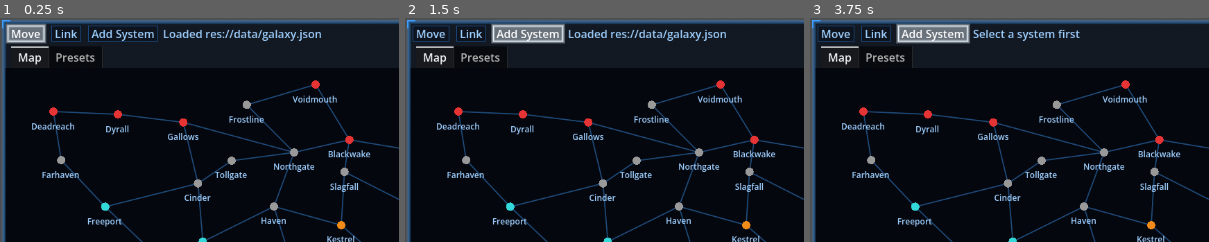
Above: before the commit, frames 1-3 (left to right).
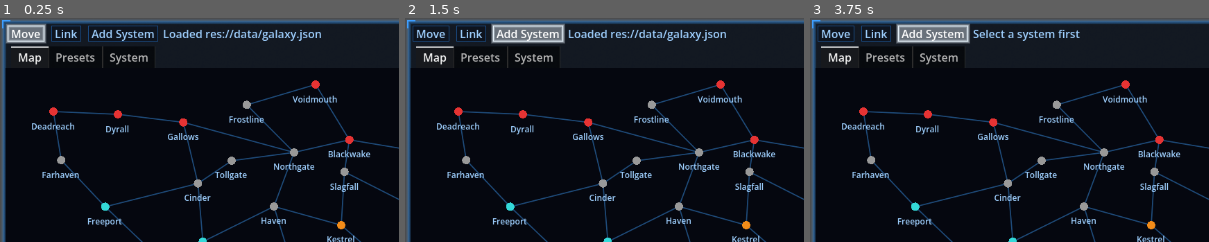
Above: after the commit, the same moments.

Repository: darthlemi/SpaceGame
Game: Godot game, scene res://scenes/editor/map_editor.tscn
Same seed, same stepped clock (60 frames per second), same inputs: the game is played once before the commit and once after it. This scene is started directly instead of the project's main scene.
Inputs:
- Up to frame 1 (0.25 s): no input
- Up to frame 2 (1.5 s): click "Move" at 0.5 s; click "Add System" at 1.25 s
- Up to frame 3 (3.75 s): click "Validate" at 2 s; click "All stations" at 2.75 s; click "+ Add station" at 3.5 s
The pictures show only the part of the screen within x 0-50%, y 0-50%; the shares and areas given below are measured in that part.

The runs differ from the first frame. In frame 1, 0.2% of the frame differs, in the area x 27-38%, y 15-21%; in frame 2, 0.2%; in frame 3, 0.2%.

Commit message:
Wire the System tab (Stations + Scenery) into the map editor
Also connects SceneryEditor's layer_option item_selected signal to
pick_layer, a usability gap left over from Task 8.

Diff:
--- a/scripts/editor/map_editor.gd
+++ b/scripts/editor/map_editor.gd
@@ -19,6 +19,10 @@
 var selected_station: String = ""
 
 var canvas: MapCanvas
+var station_canvas: StationCanvas
+var scenery_canvas: SceneryCanvas
+var scenery_editor: SceneryEditor
+var system_tab: HBoxContainer
 var errors_list: ItemList
 var station_list: ItemList
 var station_box: StationEditor
@@ -124,6 +128,7 @@
 	_rebuild_system_fields()
 	_rebuild_station_list()
 	_rebuild_station_box()
+	_refresh_system_tab()
 
 func select_station(id: String) -> void:
 	var index := model.station_index(id)
@@ -181,6 +186,47 @@
 	preset_scroll.add_child(preset_editor)
 	tabs.add_child(preset_scroll)
 	tabs.set_tab_title(1, "Presets")
+	system_tab = HBoxContainer.new()
+	system_tab.name = "System"
+	tabs.add_child(system_tab)
+	tabs.set_tab_title(2, "System")
+	var system_subtabs := TabContainer.new()
+	system_subtabs.name = "SystemSubtabs"
+	system_subtabs.size_flags_horizontal = Control.SIZE_EXPAND_FILL
+	system_tab.add_child(system_subtabs)
+
+	var stations_subtab := HBoxContainer.new()
+	stations_subtab.name = "Stations"
+	system_subtabs.add_child(stations_subtab)
+	station_canvas = StationCanvas.new()
+	station_canvas.name = "StationCanvas"
+	station_canvas.size_flags_horizontal = Control.SIZE_EXPAND_FILL
+	station_canvas.size_flags_vertical = Control.SIZE_EXPAND_FILL
+	station_canvas.custom_minimum_size = Vector2(300.0, 200.0)
+	station_canvas.station_selected.connect(select_station)
+	station_canvas.station_moved.connect(_on_station_canvas_moved)
+	stations_subtab.add_child(station_canvas)
+
+	var scenery_subtab := HBoxContainer.new()
+	scenery_subtab.name = "Scenery"
+	system_subtabs.add_child(scenery_subtab)
+	scenery_canvas = SceneryCanvas.new()
+	scenery_canvas.name = "SceneryCanvas"
+	scenery_canvas.size_flags_horizontal = Control.SIZE_EXPAND_FILL
+	scenery_canvas.size_flags_vertical = Control.SIZE_EXPAND_FILL
+	scenery_canvas.custom_minimum_size = Vector2(300.0, 200.0)
+	scenery_canvas.scenery_selected.connect(func(index: int): scenery_editor.select_item(index))
+	scenery_canvas.scenery_moved.connect(_on_scenery_canvas_moved)
+	scenery_subtab.add_child(scenery_canvas)
+	var scenery_editor_scroll := ScrollContainer.new()
+	scenery_editor_scroll.name = "SceneryEditorScroll"
+	scenery_editor_scroll.custom_minimum_size.x = INSPECTOR_WIDTH
+	scenery_editor_scroll.mouse_filter = Control.MOUSE_FILTER_STOP
+	scenery_editor = SceneryEditor.new()
+	scenery_editor.name = "SceneryEditorBox"
+	scenery_editor.edited.connect(_on_scenery_edited)
+	scenery_editor_scroll.add_child(scenery_editor)
+	scenery_subtab.add_child(scenery_editor_scroll)
 	_confirm = ConfirmationDialog.new()
 	_confirm.confirmed.connect(_on_confirmed)
 	add_child(_confirm)
@@ -294,6 +340,7 @@
 	_rebuild_system_fields()
 	_rebuild_station_list()
 	_rebuild_station_box()
+	_refresh_system_tab()
 	_rebuild_preset_editor()
 	_update_dirty()
 	validate()
@@ -344,6 +391,24 @@
 		return
 	station_box.bind(model, selected_station)
 
+func _refresh_system_tab() -> void:
+	station_canvas.set_system(model.doc, selected_system)
+	_refresh_scenery_tab()
+
+func _refresh_scenery_tab() -> void:
+	if selected_system == "":
+		scenery_canvas.set_scenery([], null)
+		return
+	scenery_editor.bind(model, selected_system)
+	var entry := {}
+	for sys in model.doc["systems"]:
+		if sys["id"] == selected_system:
+			entry = sys
+	var background_choice := StarfieldAssignment.pick(selected_system, StarfieldAssignment.SYSTEM_CATEGORIES, entry.get("background", {}))
+	var background_path := StarfieldAssignment.base_texture_path(selected_system, StarfieldAssignment.SYSTEM_CATEGORIES, entry.get("background", {}))
+	var background_texture: Texture2D = load(background_path) if ResourceLoader.exists(background_path) else null
+	scenery_canvas.set_scenery(entry.get("scenery", []), background_texture)
+
 func _rebuild_preset_editor() -> void:
 	preset_editor.bind(model)
 
@@ -398,6 +463,20 @@
 	_after_edit(false)
 	select_system(id)
 
+func _on_station_canvas_moved(id: String, pos: Vector2) -> void:
+	model.set_station_field(id, "pos", pos)
+	_after_edit(selected_station == id)
+	station_canvas.refresh()
+
+func _on_scenery_canvas_moved(index: int, pos: Vector2) -> void:
+	model.set_scenery_field(selected_system, index, "pos", pos)
+	model.dirty = true
+	_update_dirty()
+
+func _on_scenery_edited() -> void:
+	_refresh_scenery_tab()
+	_update_dirty()
+
 func _on_presets_edited() -> void:
 	_after_edit(false)
 	# Slot dropdowns and previews in the station editor depend on the presets.
--- a/scripts/editor/scenery_editor.gd
+++ b/scripts/editor/scenery_editor.gd
@@ -152,6 +152,7 @@
 	layer_option.name = "Layer"
 	for layer in LAYERS:
 		layer_option.add_item(layer)
+	layer_option.item_selected.connect(func(i: int): pick_layer(layer_option.get_item_text(i)))
 	add_child(layer_option)
 
 	thumbnail_grid = GridContainer.new()
--- a/tests/test_map_editor.gd
+++ b/tests/test_map_editor.gd
@@ -28,6 +28,7 @@
 	_check_links(editor, failures)
 	_check_add_mode(editor, failures)
 	_check_lists(editor, failures)
+	_check_system_tab(editor, failures)
 	await _check_station_editor(tree, editor, failures)
 	_check_presets_tab(editor, failures)
 	_check_vector_row(editor, failures)
@@ -305,6 +306,30 @@
 	if editor.save() or not editor.model.dirty or editor.status_label.text.find("failed") < 0:
 		failures.append("save: a failed write must return false, keep dirty and say so, got '%s' dirty=%s" % [editor.status_label.text, editor.model.dirty])
 	editor.save_path = good_path
+
+static func _check_system_tab(editor: MapEditor, failures: Array[String]) -> void:
+	editor.load_document(Validator.doc())
+	editor.select_system("b")
+	if not editor.station_canvas.station_points.has("post_b"):
+		failures.append("system tab: expected the station canvas to show post_b, got %s" % [editor.station_canvas.station_points.keys()])
+
+	var start: Vector2 = editor.station_canvas.station_points["post_b"]
+	editor.station_canvas.handle_press(start, MOUSE_BUTTON_LEFT)
+	if editor.selected_station != "post_b":
+		failures.append("system tab: expected clicking the station canvas to select post_b, got '%s'" % editor.selected_station)
+	editor.station_canvas.handle_drag(start + Vector2(30.0, 10.0))
+	editor.station_canvas.handle_release()
+	var moved: Array = editor.model.doc["stations"][editor.model.station_index("post_b")]["pos"]
+	if Vector2(moved[0], moved[1]) == Vector2(300.0, 250.0):
+		failures.append("system tab: expected the drag to move post_b's pos, stayed at %s" % [moved])
+
+	editor.scenery_editor.set_background("dense", 2)
+	if editor.scenery_canvas.items.is_empty() and editor.model.doc["systems"][1].get("background", {}) != {"category": "dense", "seed": 2}:
+		failures.append("system tab: expected the background edit to reach the model")
+	editor.scenery_editor.randomize()
+	if editor.scenery_canvas.items.is_empty():
+		failures.append("system tab: expected the scenery canvas to refresh with the randomized items")
+	editor.load_document(Validator.doc())
 
 static func _check_station_canvas_standalone(failures: Array[String]) -> void:
 	var canvas := StationCanvas.new()
